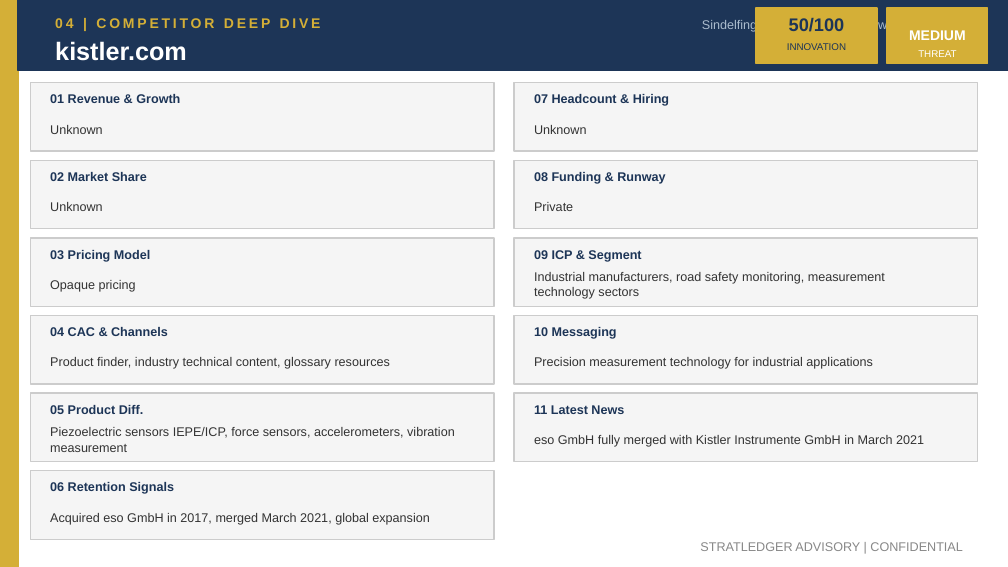
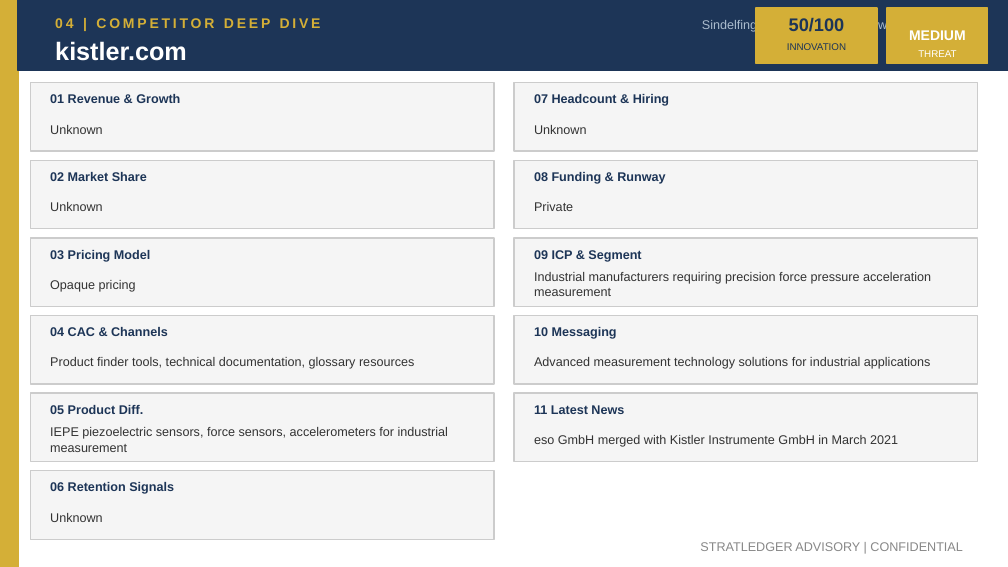
Before and after one commit to apexmakeshop-dot/droplet-commands, a slide deck: slide 7 of mesh_bioplastics_CI_Report.pptx. Drawn at 1008x567 pixels with LibreOffice and Linux fonts; fonts in the diff are those of the drawing. Boxes give left, top, right and bottom in pixels: in the first picture for what was removed or moved away, otherwise in the second. Text is boxed around its words. In the diff, an @@ line names an element or a change of style, - is before the commit and + after.

```diff
--- a/mesh_bioplastics_CI_Report.pptx
+++ b/mesh_bioplastics_CI_Report.pptx
@@ text at (x1=534, y1=272, x2=931, y2=296): text changed @@
-Industrial manufacturers, road safety monitoring, measurement technology sectors
+Industrial manufacturers requiring precision force pressure acceleration measurement
@@ text at (x1=50, y1=357, x2=414, y2=369): text changed @@
-Product finder, industry technical content, glossary resources
+Product finder tools, technical documentation, glossary resources
@@ text at (x1=534, y1=357, x2=931, y2=369): text changed @@
-Precision measurement technology for industrial applications
+Advanced measurement technology solutions for industrial applications
@@ text at (x1=50, y1=427, x2=448, y2=452): text changed @@
-Piezoelectric sensors IEPE/ICP, force sensors, accelerometers, vibration measurement
+IEPE piezoelectric sensors, force sensors, accelerometers for industrial measurement
@@ text at (x1=534, y1=435, x2=898, y2=447): text changed @@
-eso GmbH fully merged with Kistler Instrumente GmbH in March 2021
+eso GmbH merged with Kistler Instrumente GmbH in March 2021
@@ text at (x1=50, y1=513, x2=103, y2=522): text changed @@
-Acquired eso GmbH in 2017, merged March 2021, global expansion
+Unknown
```
Also in this commit, not shown: 4 other slides changed.
